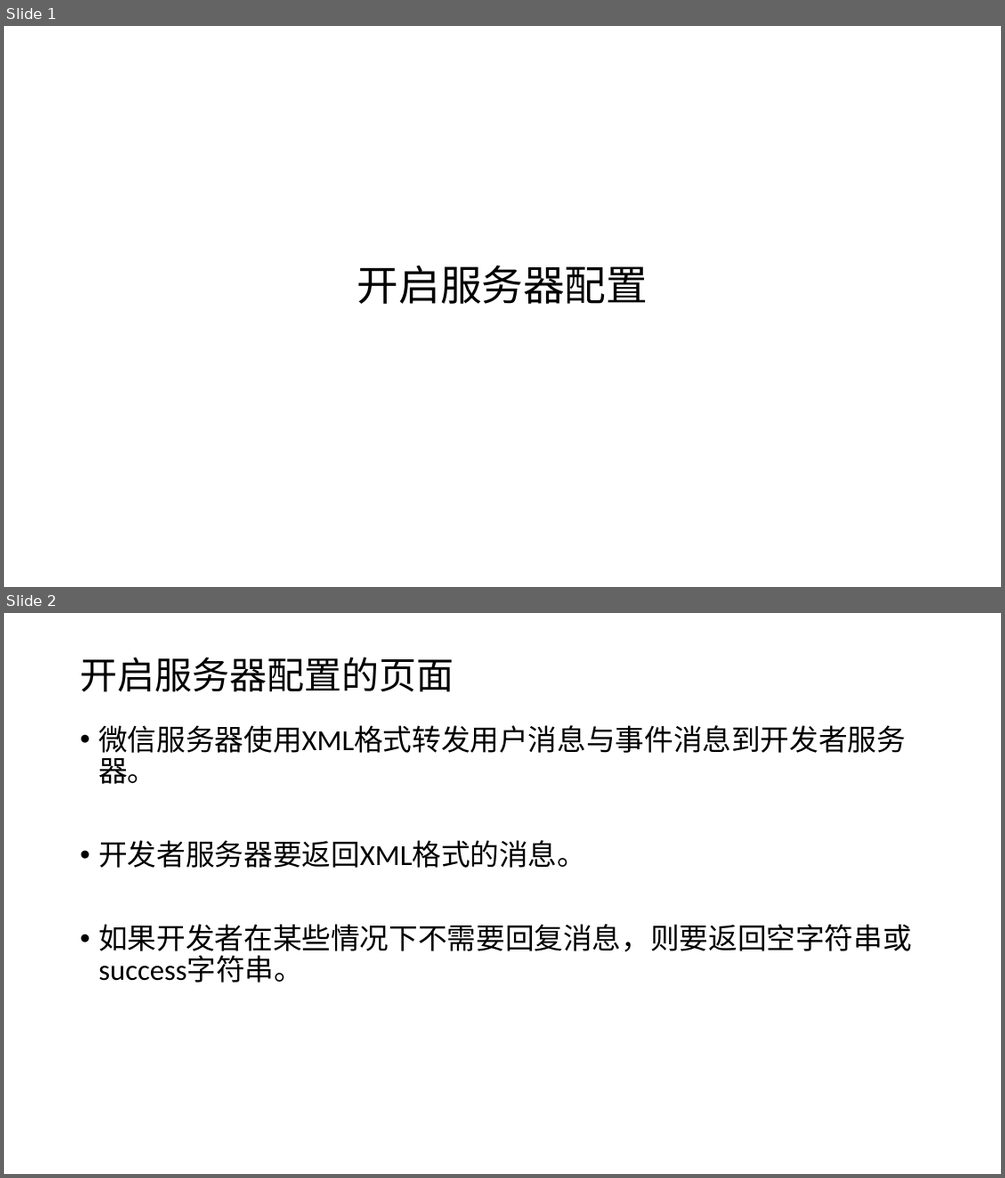
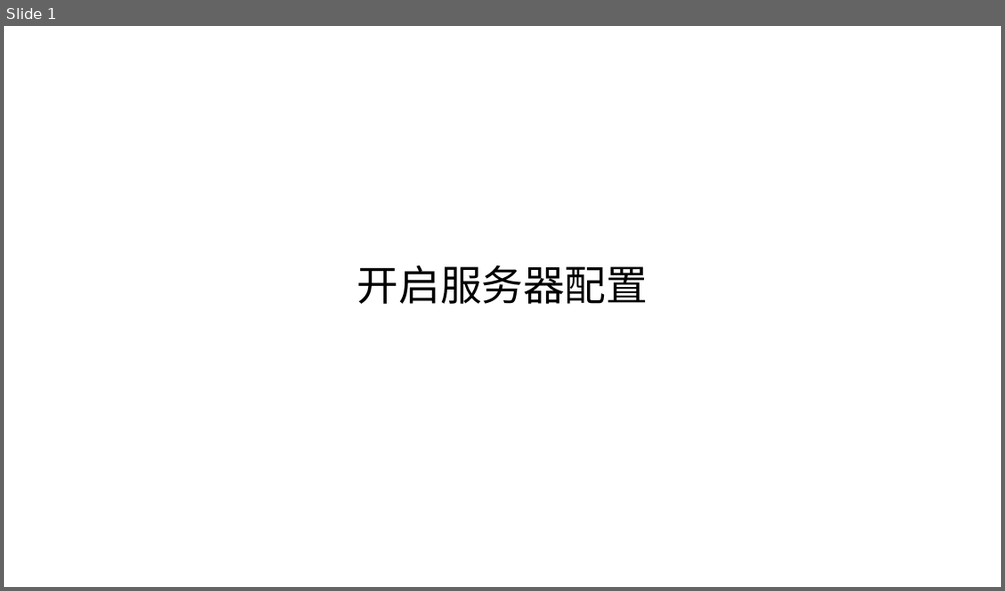
Before and after one commit to edu2act/course-wechat-and-miniprogram, a slide deck: ch02/开启服务器配置.pptx. Shown one above the other, each under a label of ours: slides 1 and 2 before the commit, slide 1 after it. The pictures are 1005x1178 and 1005x591 pixels, drawn with LibreOffice and Linux fonts; fonts in the diff are those of the drawing. Boxes give left, top, right and bottom in pixels: in the first picture for what was removed or moved away, otherwise in the second. Text is boxed around its words. In the diff, an @@ line names an element or a change of style, - is before the commit and + after.

```diff
--- a/ch02/开启服务器配置.pptx
+++ b/ch02/开启服务器配置.pptx
@@ slide 2 removed at bbox=[4, 613, 1001, 1174], background #FFFFFF @@
@@ title removed at bbox=[80, 657, 453, 692] @@
-开启服务器配置的页面
@@ text removed at bbox=[98, 725, 911, 982] @@
-• 微信服务器使用XML格式转发用户消息与事件消息到开发者服务器。
-• 开发者服务器要返回XML格式的消息。
-• 如果开发者在某些情况下不需要回复消息，则要返回空字符串或success字符串。
```
Also in this commit, not shown: 1 slide changed, 4 slides added, 7 other files.
